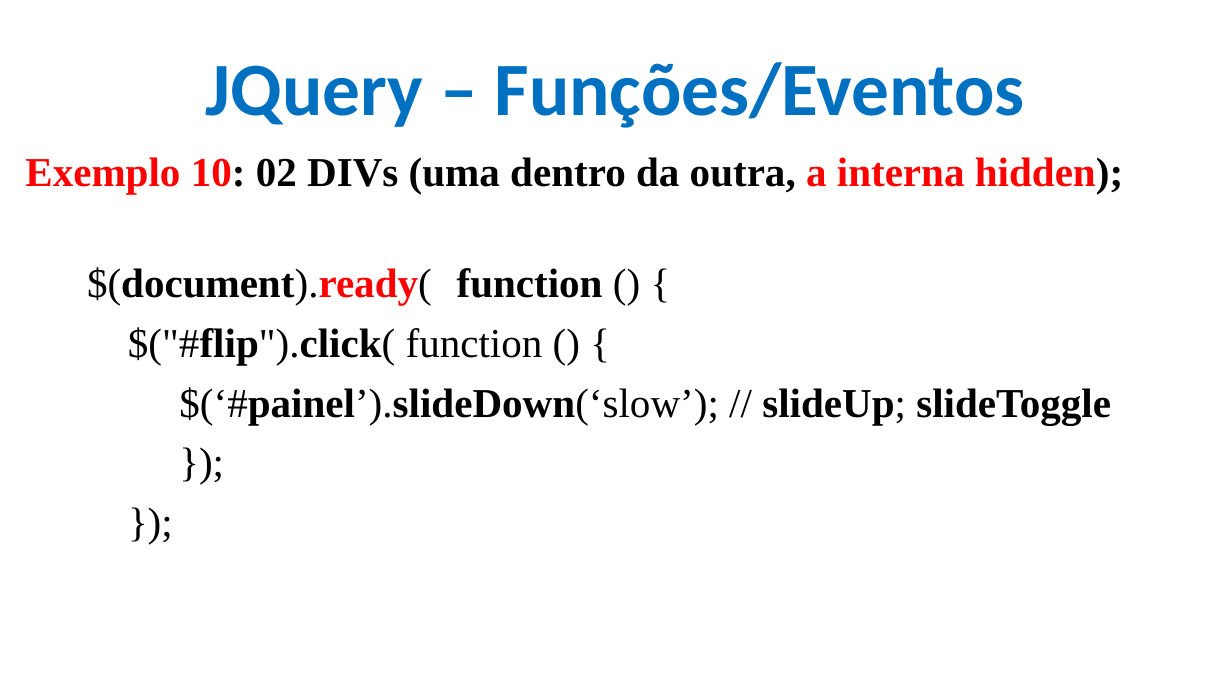
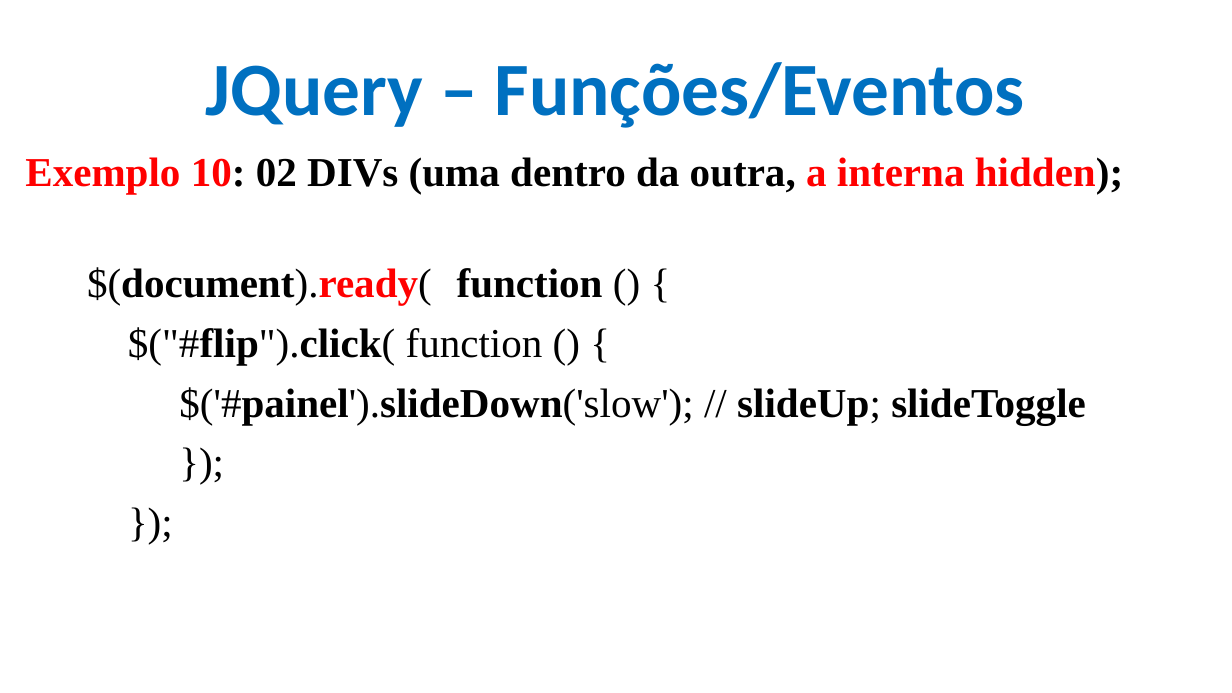
Before and after one commit to CloudEducationBrazil/WydenDesenvolvimentoWebPHP, a slide deck: slide 13 of 01 Classes/Aula 11 Desenvolvimento Web PHP - JQuery.pptx. Drawn at 1232x693 pixels with LibreOffice and Linux fonts; fonts in the diff are those of the drawing; background and template pictures are left out. Boxes give left, top, right and bottom in pixels: in the first picture for what was removed or moved away, otherwise in the second. Text is boxed around its words. In the diff, an @@ line names an element or a change of style, - is before the commit and + after.

```diff
--- a/01 Classes/Aula 11 Desenvolvimento Web PHP - JQuery.pptx
+++ b/01 Classes/Aula 11 Desenvolvimento Web PHP - JQuery.pptx
@@ text at (179,387,1086,424): text changed @@
-$(‘#painel’).slideDown(‘slow’); // slideUp; slideToggle
+$('#painel').slideDown('slow'); // slideUp; slideToggle
```
Also in this commit, not shown: 10 other slides changed.
